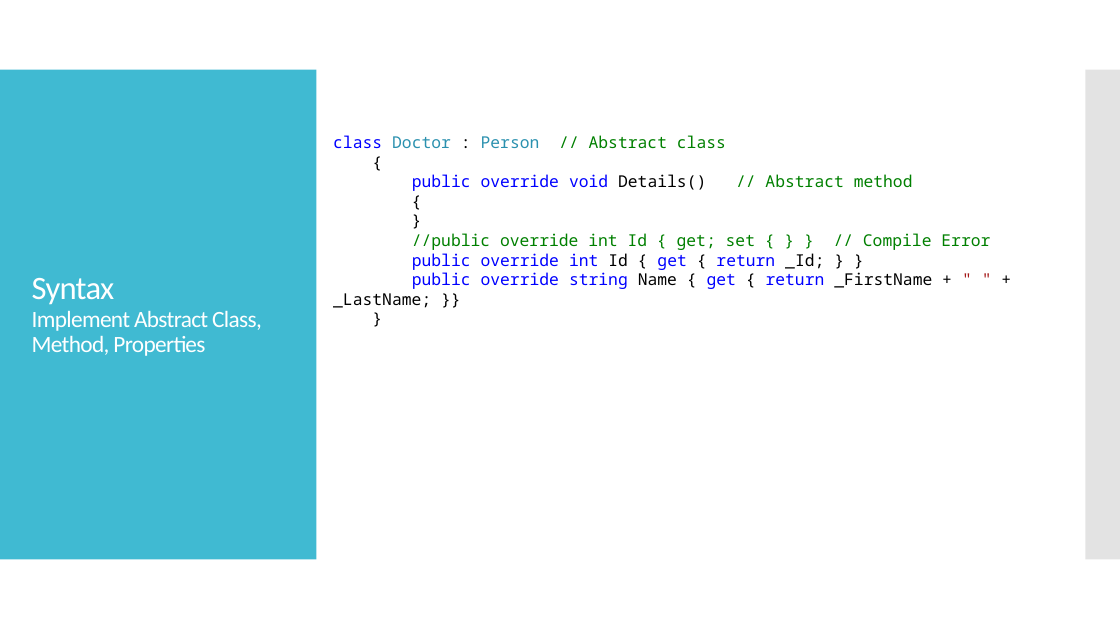
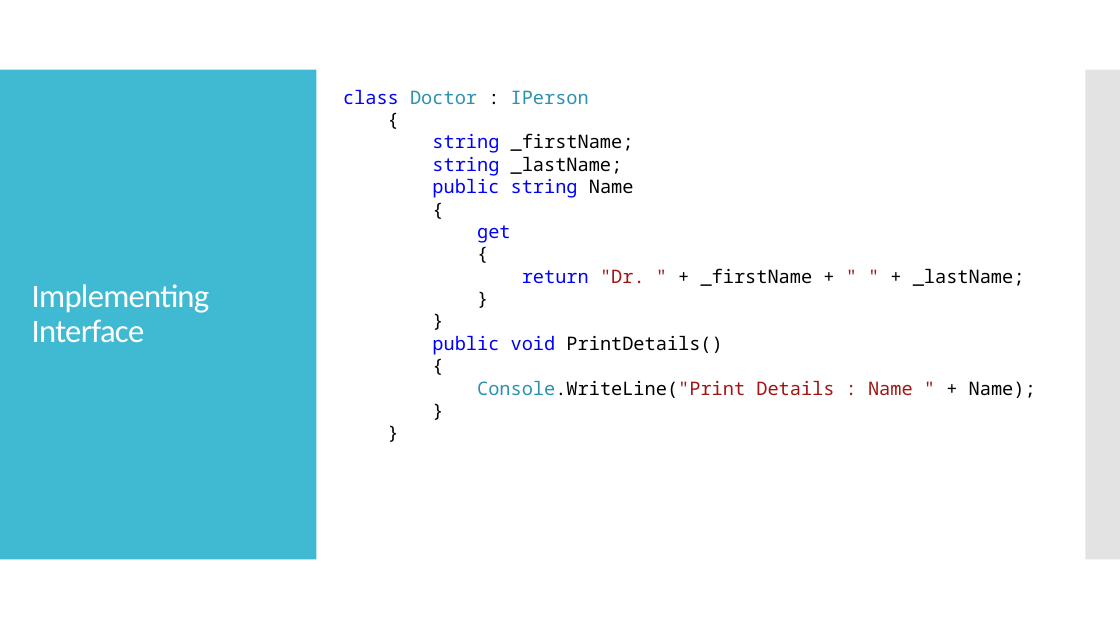
Before and after one commit to courseing/csharp-training, a slide deck: slide 6 of PPTs/C Sharp - Interface.pptx. Drawn at 1120x630 pixels with LibreOffice and Linux fonts; fonts in the diff are those of the drawing. Boxes give left, top, right and bottom in pixels: in the first picture for what was removed or moved away, otherwise in the second. Text is boxed around its words. In the diff, an @@ line names an element or a change of style, - is before the commit and + after.

```diff
--- a/PPTs/C Sharp - Interface.pptx
+++ b/PPTs/C Sharp - Interface.pptx
@@ text "class Doctor : IPerson": place and size @@
-text "class Doctor : IPerson" at [333, 135, 990, 308]
+text "class Doctor : IPerson" at [343, 89, 1036, 398]
@@ text "class Doctor : IPerson" at [343, 89, 1036, 398]: size 14 to 16 pt in "{", "{", "}", "}" @@
@@ text at [343, 89, 589, 105]: text changed; size 14 to 16 pt; text colour #008000 to #2B91AF @@
-class Doctor : Person // Abstract class
+class Doctor : IPerson
@@ text at [432, 133, 634, 198]: text changed; size 14 to 16 pt; text colour #0000FF to #000000 @@
-public override void Details() // Abstract method
+string _firstName;
+string _lastName;
+public string Name
@@ text at [333, 233, 990, 308]: paragraphs removed @@
-//public override int Id { get; set { } } // Compile Error
-public override int Id { get { return _Id; } }
-public override string Name { get { return _FirstName + " " + _LastName; }}
@@ text at [477, 225, 1025, 286]: paragraphs added @@
+get
+{
+return "Dr. " + _firstName + " " + _lastName;
@@ title at [32, 284, 210, 342]: text changed; size 20 to 28 pt @@
-Syntax
-Implement Abstract Class, Method, Properties
+Implementing Interface
@@ text at [432, 335, 1036, 398]: paragraphs added @@
+public void PrintDetails()
+{
+Console.WriteLine("Print Details : Name " + Name);
+}
+}
```
Also in this commit, not shown: 1 other slide changed, 1 slide added, 1 slide removed.
